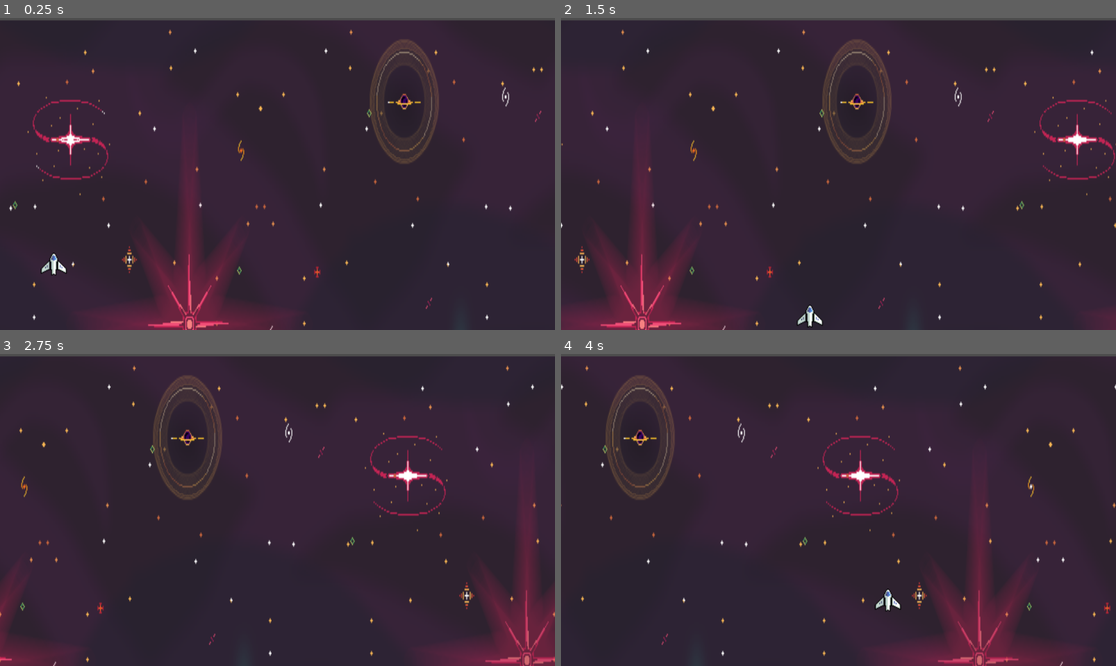
Above: before the commit, frames 1-4 (two rows, left to right).
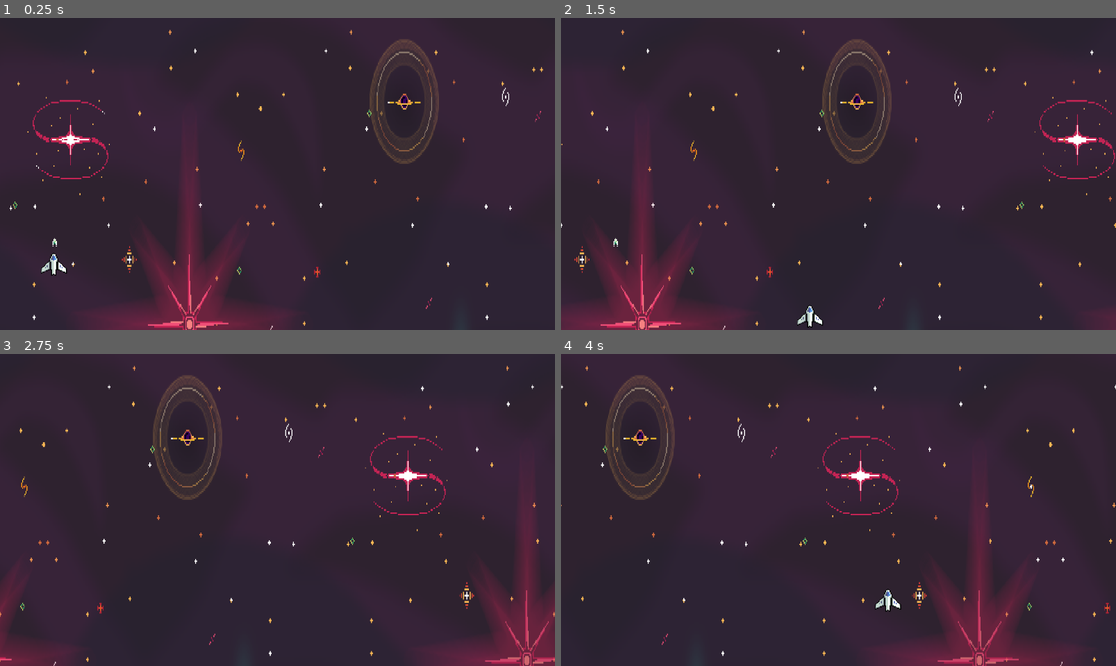
Above: after the commit, the same moments.

Repository: amantenoah/03-Shoot-EEm-Up
Game: Godot game, scene res://game_scene.tscn
Two runs of this game, one before a commit and one after it. Both use one fixed random seed, a clock stepped at 60 frames per second and the inputs below.
Inputs:
- Up to frame 1 (0.25 s): no input
- Up to frame 2 (1.5 s): hold D (right) 0.53-1.28 s; hold S (down) from 1.28 s (still down)
- Up to frame 3 (2.75 s): release S (down) at 2.03 s; hold D (right) from 2.03 s (still down)
- Up to frame 4 (4 s): release D (right) at 2.78 s; hold W (up) 2.78-3.53 s; hold A (left) from 3.53 s (still down)

The runs differ from the first frame. In frame 1, 1.8% of the frame differs, in the area x 0-100%, y 0-100%; in frame 2, 1.8%; in frame 3, 1.6%; in frame 4, 1.7%.

Commit message:
add: bullet

Diff:
--- /dev/null
+++ b/shoot-em-up/bullet.gd
@@ -0,0 +1,20 @@
+extends Area2D
+
+@export var speed: float = 200.0
+@export var owner_group: String
+@onready var destroy_timer : Timer = $DestroyTimer
+
+var move_dir : Vector2
+
+func _process(delta: float) -> void:
+	translate(move_dir * speed * delta)
+
+# Called when the node enters the scene tree for the first time.
+func _on_body_entered(body):
+	pass
+
+# Called every frame. 'delta' is the elapsed time since the previous frame.
+
+
+func _on_destroy_timer_timeout():
+	queue_free() # Replace with function body.
--- /dev/null
+++ b/shoot-em-up/bullet.tscn
@@ -0,0 +1,27 @@
+[gd_scene format=3 uid="uid://jhogu0doxddl"]
+
+[ext_resource type="Script" uid="uid://b4kuyjup8gmgo" path="res://bullet.gd" id="1_v8qja"]
+[ext_resource type="Texture2D" uid="uid://cas0b0y38s6au" path="res://Assets/Sprites/Foozle_2DS0014_Void_EnemyFleet_3/Nautolan/Weapon Effects - Projectiles/PNGs/Nautolan - Bullet.png" id="2_t4vbm"]
+
+[sub_resource type="RectangleShape2D" id="RectangleShape2D_miq82"]
+size = Vector2(6, 12)
+
+[node name="Bullet" type="Area2D" unique_id=843675478]
+script = ExtResource("1_v8qja")
+
+[node name="Sprite2D" type="Sprite2D" parent="." unique_id=616633219]
+position = Vector2(1, -26)
+texture = ExtResource("2_t4vbm")
+region_enabled = true
+region_rect = Rect2(0, 0, 9, 12)
+
+[node name="DestroyTimer" type="Timer" parent="." unique_id=1200134298]
+wait_time = 2.0
+autostart = true
+
+[node name="CollisionShape2D" type="CollisionShape2D" parent="." unique_id=1785868343]
+position = Vector2(1, -25)
+shape = SubResource("RectangleShape2D_miq82")
+
+[connection signal="body_entered" from="." to="." method="_on_body_entered"]
+[connection signal="timeout" from="DestroyTimer" to="." method="_on_destroy_timer_timeout"]
--- a/shoot-em-up/game_scene.tscn
+++ b/shoot-em-up/game_scene.tscn
@@ -6,16 +6,22 @@
 [ext_resource type="Texture2D" uid="uid://d2oiuisdlb85b" path="res://Assets/backgrounds/Foozle_2DS0015_Void_EnvironmentPack/Backgrounds/PNGs/Condesed/Starry background  - Layer 03 - Stars.png" id="4_mj2jn"]
 [ext_resource type="Script" uid="uid://bdgnddmxbvgev" path="res://player.gd" id="5_kdryc"]
 [ext_resource type="Texture2D" uid="uid://caaa6elfh0eqe" path="res://Assets/Sprites/Main Ship - Base - Full health.png" id="5_mj2jn"]
+[ext_resource type="Script" uid="uid://b4kuyjup8gmgo" path="res://bullet.gd" id="7_e35lh"]
+[ext_resource type="Texture2D" uid="uid://cas0b0y38s6au" path="res://Assets/Sprites/Foozle_2DS0014_Void_EnemyFleet_3/Nautolan/Weapon Effects - Projectiles/PNGs/Nautolan - Bullet.png" id="8_udeyl"]
 
 [sub_resource type="CapsuleShape2D" id="CapsuleShape2D_kdryc"]
 
+[sub_resource type="RectangleShape2D" id="RectangleShape2D_miq82"]
+size = Vector2(6, 12)
+
 [node name="Game_Scene" type="Node2D" unique_id=422600435]
+texture_filter = 1
 
 [node name="Moving_Background" type="Parallax2D" parent="." unique_id=956148144]
 script = ExtResource("1_po0ka")
 
 [node name="Void" type="Sprite2D" parent="Moving_Background" unique_id=885652472]
-position = Vector2(2878.5002, 326.49997)
+position = Vector2(2872, 323)
 scale = Vector2(0.9984375, 1.797222)
 texture = ExtResource("2_po0ka")
 
@@ -42,3 +48,24 @@
 
 [node name="CollisionShape2D" type="CollisionShape2D" parent="Player" unique_id=1308489159]
 shape = SubResource("CapsuleShape2D_kdryc")
+
+[node name="Bullet" type="Area2D" parent="." unique_id=356839072]
+position = Vector2(59, 284)
+script = ExtResource("7_e35lh")
+
+[node name="Sprite2D" type="Sprite2D" parent="Bullet" unique_id=1419217818]
+position = Vector2(1, -26)
+texture = ExtResource("8_udeyl")
+region_enabled = true
+region_rect = Rect2(0, 0, 9, 12)
+
+[node name="DestroyTimer" type="Timer" parent="Bullet" unique_id=646514522]
+wait_time = 2.0
+autostart = true
+
+[node name="CollisionShape2D" type="CollisionShape2D" parent="Bullet" unique_id=1855748582]
+position = Vector2(1, -25)
+shape = SubResource("RectangleShape2D_miq82")
+
+[connection signal="body_entered" from="Bullet" to="Bullet" method="_on_body_entered"]
+[connection signal="timeout" from="Bullet/DestroyTimer" to="Bullet" method="_on_destroy_timer_timeout"]
Not shown, added: shoot-em-up/bullet.gd.uid
